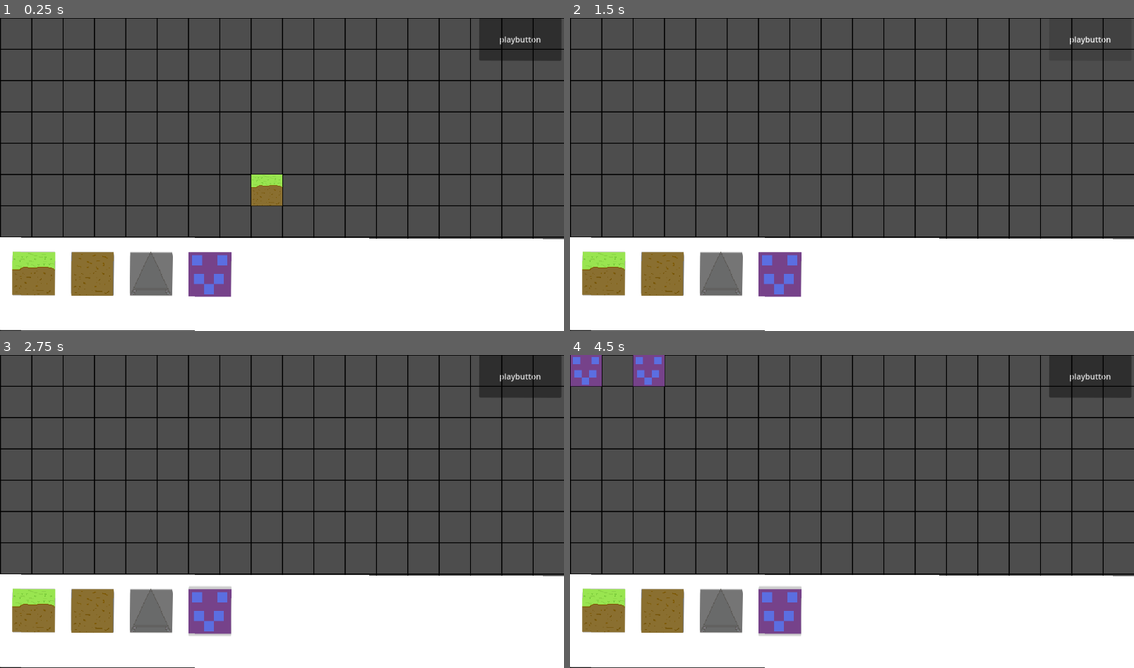
Above: before the commit, frames 1-4 (two rows, left to right).
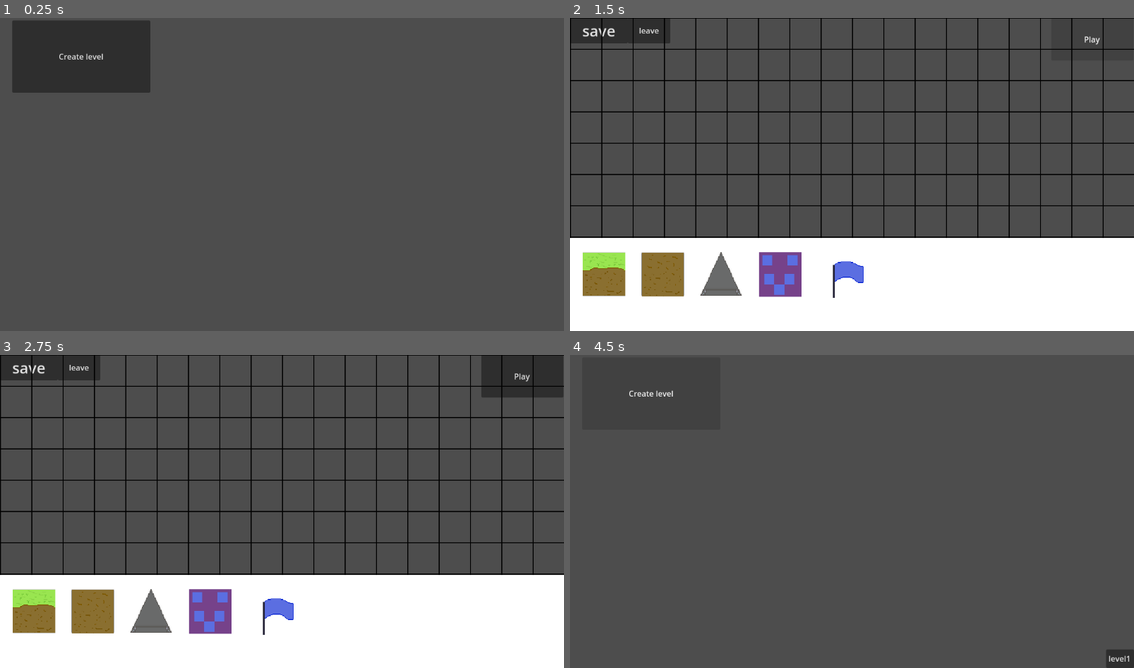
Above: after the commit, the same moments.

Repository: lostlp09/simplebuild
Game: Godot game, scene res://menü.tscn
Two runs of this game, one before a commit and one after it. Both use one fixed random seed, a clock stepped at 60 frames per second and the inputs below. Before the commit the project starts from res://node_2d.tscn. The engine's default icon, where the game draws it, is replaced by a stand-in: a white triangle on a blue panel in a dark square.
Inputs (mouse positions are in pixels of both pictures, inside the frame that each line leads up to):
- Up to frame 1 (0.25 s): no input
- Up to frame 2 (1.5 s): click "playbutton" (after the commit: "Create level") at 0.5 s; click "playbutton" at 1.25 s
- Up to frame 3 (2.75 s): click (208, 611) at 2 s
- Up to frame 4 (4.5 s): click (852, 614) at 2.77 s; click (598, 367) at 3.5 s, where only the run after the commit has a clickable "save"; click (648, 367) at 4.25 s, where only the run after the commit has a clickable "leave"

The runs differ from the first frame. In frame 1, 42% of the frame differs, in the area x 0-100%, y 0-100%; in frame 2, 2.9%; in frame 3, 3.1%; in frame 4, 38%.

Commit message:
done
I added a finish cube,killblock blocks and fixed some bugs.
You can also save all your builden level.
I think i have learned a lot with this project,because its for me the first time building an editor and the result wasnt that bad .It could be better but its still fine

Diff:
--- /dev/null
+++ b/gridtest/button_2.gd
@@ -0,0 +1,6 @@
+extends Button
+@onready var object = self.get_parent().get_parent()
+
+func _pressed() -> void:
+	Savescript.savedata[Savescript.currentlevel] = object.placed
+	Savescript.Savedandcreatelevel()
--- /dev/null
+++ b/gridtest/createlevel.gd
@@ -0,0 +1,10 @@
+extends Button
+
+func _pressed() -> void:
+	Savescript.savedata.append([])
+
+	if Savescript.savedata.size() > 0:
+		Savescript.currentlevel = Savescript.savedata.size() -1
+	else:
+		Savescript.currentlevel = 0
+	get_tree().change_scene_to_file("res://node_2d.tscn")
--- a/gridtest/images/character_body_2d.gd
+++ b/gridtest/images/character_body_2d.gd
@@ -16,7 +16,7 @@
 
 	# Get the input direction and handle the movement/deceleration.
 	# As good practice, you should replace UI actions with custom gameplay actions.
-	var direction := Input.get_axis("ui_left", "ui_right")
+	var direction := Input.get_axis("move left", "move right")
 	if direction:
 		velocity.x = direction * SPEED
 	else:
--- /dev/null
+++ b/gridtest/leave.gd
@@ -0,0 +1,6 @@
+extends Button
+
+
+# Called when the node enters the scene tree for the first time.
+func _pressed() -> void:
+	get_tree().change_scene_to_file("res://menü.tscn")
--- /dev/null
+++ b/gridtest/menü.gd
@@ -0,0 +1,20 @@
+extends Node2D
+
+
+# Called when the node enters the scene tree for the first time.
+func _ready() -> void:
+	Savescript.loadlevel()
+	var anzahl = 0
+	for i in Savescript.savedata:
+
+		var clone = Button.new()
+		clone.size = Vector2(57.0,38.0)
+		clone.pressed.connect(buttonpressed.bind(anzahl))
+		clone.position = Vector2(1095.0,602.0 - (50 * anzahl))
+		clone.text = "level" + str(anzahl +1)
+		self.add_child(clone)
+		anzahl += 1
+
+func buttonpressed(index)->void:
+	Savescript.currentlevel = index
+	get_tree().change_scene_to_file("res://node_2d.tscn")
--- /dev/null
+++ b/gridtest/menü.tscn
@@ -0,0 +1,15 @@
+[gd_scene load_steps=3 format=3 uid="uid://sh0dqofh336m"]
+
+[ext_resource type="Script" uid="uid://dqhstcrlwwnsx" path="res://menü.gd" id="1_6n1hd"]
+[ext_resource type="Script" uid="uid://o2ptsgovtx16" path="res://createlevel.gd" id="2_knxia"]
+
+[node name="Menü" type="Node2D"]
+script = ExtResource("1_6n1hd")
+
+[node name="Button" type="Button" parent="."]
+offset_left = 25.0
+offset_top = 5.0
+offset_right = 307.0
+offset_bottom = 153.0
+text = "Create level"
+script = ExtResource("2_knxia")
--- a/gridtest/node_2d.gd
+++ b/gridtest/node_2d.gd
@@ -6,26 +6,33 @@
 var zoom = 0
 var groups = "grassblock"
 var camerapos
-var placed = []
+@export var  placed = []
 var character = preload("res://images/character_body_2d.tscn")
 var oldpos = 0
 var slot1 = preload("res://GRAS.png")
 var slot2 = preload("res://dirt.png")
 var slot3 = preload("res://images/spike.png")
 var playerslot =  preload("res://images/player.png")
+var slot5 = preload("res://images/flag.png")
 var playerspawner = false
 var playertexture = null
 @onready var area = $Area2D
 @onready var bild =$Sprite2D
 var not_at_playbutton = true
 func _ready() -> void:
+	for i in camera.get_children():
+		if i is Button:
+			i.mouse_entered.connect(mouseenter)
+			i.mouse_exited.connect(mouseexit)
+	loadcurrenlevel()
 	camerapos = camera.position
 	zoom = camera.zoom
 	grid()
 # Called every frame. 'delta' is the elapsed time since the previous frame.
 func _process(delta: float) -> void:
+	print(playerspawner)
 	var cursorpos = get_viewport().get_mouse_position()
-	print(cursorpos)
+
 
 	if pressed == false  and cursorpos.y <= 426	and not_at_playbutton  :
 
@@ -64,9 +71,12 @@
 	if Input.is_action_just_pressed("slot3"):
 		groups = "killblock"
 		bild.texture = slot3
-	if Input.is_action_just_pressed("slot4") :
+	if Input.is_action_just_pressed("slot4"):
 		groups = "player"
 		bild.texture = playerslot
+	if Input.is_action_just_pressed("slot5"):
+		groups = "goal"
+		bild.texture = slot5
 	if Input.is_action_pressed("delete"):
 
 		var pos = round(get_global_mouse_position()/64) * 64
@@ -97,24 +107,23 @@
 					if i["block"].position == pos:
 						placed.erase(i)
 						i["block"].queue_free()
-						print(i["block"])
 						break
 
 				var clone = bild.duplicate()
 				clone.position = pos
 				self.get_node("clone").add_child(clone)
-				placed.append({"block":clone,"groups":groups})
+				placed.append({"block":clone,"groups":groups,"position":clone.position})
 				if groups == "player":
 					playerspawner = true
 			else:
-				if placed[placed.size()-1]["groups"] != groups:
+				if placed[placed.size()-1]["groups"] != groups and (playerspawner == false or groups != "player"):
 					print("kill")
 					var clone = bild.duplicate()
 					clone.position = pos
 					self.get_node("clone").add_child(clone)
 					placed[placed.size()-1]["block"].queue_free()
 					placed.erase(placed[placed.size()-1])
-					placed.append({"block":clone,"groups":groups})
+					placed.append({"block":clone,"groups":groups,"position":clone.position})
 					if groups == "player":
 						playerspawner = true
 		else:
@@ -122,7 +131,7 @@
 			clone.position = pos
 			self.get_node("clone").add_child(clone)
 
-			placed.append({"block":clone,"groups":groups})
+			placed.append({"block":clone,"groups":groups,"position":clone.position})
 			if groups == "player":
 				playerspawner = true
 	if event is InputEventMouseMotion and Input.is_action_pressed("rightclick") and pressed == false:
@@ -141,6 +150,7 @@
 func _on_button_pressed() -> void:
 	var button = $Camera2D/Button
 	if pressed == false and playerspawner == true:
+		camera.get_node("TextureRect").visible = false
 		pressed = true
 		button.text = "reset"
 		print("hi")
@@ -174,9 +184,16 @@
 				collision.scale = Vector2(1,1)
 				collision.position = i["block"].position
 				area.add_child(collision)
-			else:
-				pass
+			elif i["groups"] == "goal":
+				var collision = CollisionShape2D.new()
+				var shape = RectangleShape2D.new()
+				collision.shape=  shape
+				collision.scale = Vector2(1,1)
+				collision.position = i["block"].position
+				area.add_child(collision)
 	else:
+		camera.get_node("TextureRect").visible = true
+		camera.get_node("Button").text = "Play"
 		pressed = false
 		camera.reparent(self)
 		for bodys in staticbody.get_children():
@@ -220,10 +237,31 @@
 	groups = "player"
 
 
-func _on_button_mouse_entered() -> void:
+func mouseexit() -> void:
+	not_at_playbutton = true
+func mouseenter() -> void:
 	not_at_playbutton = false
-
-
-
-func _on_button_mouse_exited() -> void:
-		not_at_playbutton = true
+func loadcurrenlevel()->void:
+	var currentlevel = Savescript.currentlevel
+	for i in Savescript.savedata[currentlevel]:
+		var clone = Sprite2D.new()
+		clone.position = i["position"]
+		clone.add_to_group(i["groups"])
+		if i["groups"] == "grassblock":
+			clone.texture = slot1
+		elif i["groups"] == "dirtblock":
+			clone.texture = slot2
+		elif i["groups"] == "killblock":
+			clone.texture = slot3
+		elif i["groups"] == "player":
+			playerspawner = true
+			clone.texture = playerslot
+		elif i["groups"] == "goal":
+			clone.texture = slot5
+
+		self.get_node("clone").add_child(clone)
+		placed.append({"block":clone,"groups":i["groups"],"position":i["position"]})
+
+func _on_goal_pressed() -> void:
+	bild.texture = slot5
+	groups = "goal"
--- a/gridtest/node_2d.tscn
+++ b/gridtest/node_2d.tscn
@@ -1,12 +1,14 @@
-[gd_scene load_steps=9 format=3 uid="uid://d5o1d4grc5bm"]
+[gd_scene load_steps=11 format=3 uid="uid://d5o1d4grc5bm"]
 
 [ext_resource type="Script" uid="uid://byb2nmhv20pj0" path="res://node_2d.gd" id="1_wtcfe"]
-[ext_resource type="Texture2D" uid="uid://bjili3srytt8y" path="res://icon.svg" id="2_0e48y"]
 [ext_resource type="Texture2D" uid="uid://bvi3ftlq1immc" path="res://GRAS.png" id="2_0hol4"]
 [ext_resource type="Texture2D" uid="uid://6wxt11pmxteb" path="res://Black.png" id="3_epypp"]
 [ext_resource type="Texture2D" uid="uid://dvnx6tu4sr5u8" path="res://dirt.png" id="5_d21ai"]
 [ext_resource type="Texture2D" uid="uid://d1rvkhc3jgx4t" path="res://images/spike.png" id="6_rj586"]
 [ext_resource type="Texture2D" uid="uid://c1ohuctj43jeg" path="res://images/player.png" id="7_4d7sh"]
+[ext_resource type="Script" uid="uid://ckfedou2hs0rl" path="res://button_2.gd" id="7_d21ai"]
+[ext_resource type="Texture2D" uid="uid://mudg71l62mxp" path="res://images/flag.png" id="7_ir8iy"]
+[ext_resource type="Script" uid="uid://mvp5cr2rmj8n" path="res://leave.gd" id="8_rj586"]
 
 [sub_resource type="CanvasTexture" id="CanvasTexture_ir8iy"]
 
@@ -20,11 +22,6 @@
 position = Vector2(-1644, 8997)
 texture = ExtResource("2_0hol4")
 
-[node name="Sprite2D2" type="Sprite2D" parent="."]
-position = Vector2(-32, 33)
-scale = Vector2(0.0078125, 0.5)
-texture = ExtResource("2_0e48y")
-
 [node name="StaticBody2D" type="StaticBody2D" parent="."]
 
 [node name="Icon" type="Sprite2D" parent="."]
@@ -37,16 +34,16 @@
 
 [node name="Camera2D" type="Camera2D" parent="."]
 position = Vector2(607, 352)
-rotation = 0.00281464
 
 [node name="Button" type="Button" parent="Camera2D"]
-offset_left = 402.0
-offset_top = -321.0
-offset_right = 570.0
-offset_bottom = -234.0
+offset_left = 407.0
+offset_top = -320.0
+offset_right = 575.0
+offset_bottom = -233.0
 focus_mode = 0
 text = "playbutton
 "
+metadata/_edit_use_anchors_ = true
 
 [node name="TextureRect" type="TextureRect" parent="Camera2D"]
 z_index = 3000
@@ -55,13 +52,17 @@
 offset_right = 580.0
 offset_bottom = 320.0
 texture = SubResource("CanvasTexture_ir8iy")
+metadata/_edit_use_anchors_ = true
 
 [node name="grass" type="Button" parent="Camera2D/TextureRect"]
+layout_mode = 0
 offset_left = 30.0
 offset_top = 30.0
 offset_right = 484.0
 offset_bottom = 57.0
 scale = Vector2(0.191789, 3.26569)
+focus_mode = 0
+metadata/_edit_use_anchors_ = true
 
 [node name="Gras" type="Sprite2D" parent="Camera2D/TextureRect/grass"]
 position = Vector2(226.812, 13.4734)
@@ -69,11 +70,14 @@
 texture = ExtResource("2_0hol4")
 
 [node name="dirt" type="Button" parent="Camera2D/TextureRect"]
+layout_mode = 0
 offset_left = 150.0
 offset_top = 30.0
 offset_right = 604.0
 offset_bottom = 57.0
 scale = Vector2(0.191789, 3.26569)
+focus_mode = 0
+metadata/_edit_use_anchors_ = true
 
 [node name="Dirt" type="Sprite2D" parent="Camera2D/TextureRect/dirt"]
 position = Vector2(226.812, 13.6265)
@@ -81,11 +85,15 @@
 texture = ExtResource("5_d21ai")
 
 [node name="spike" type="Button" parent="Camera2D/TextureRect"]
+layout_mode = 0
 offset_left = 270.0
 offset_top = 30.0
 offset_right = 724.0
 offset_bottom = 57.0
 scale = Vector2(0.191789, 3.26569)
+focus_mode = 0
+flat = true
+metadata/_edit_use_anchors_ = true
 
 [node name="Spike" type="Sprite2D" parent="Camera2D/TextureRect/spike"]
 position = Vector2(221.598, 13.3203)
@@ -93,23 +101,60 @@
 texture = ExtResource("6_rj586")
 
 [node name="player" type="Button" parent="Camera2D/TextureRect"]
+layout_mode = 0
 offset_left = 390.0
 offset_top = 30.0
 offset_right = 844.0
 offset_bottom = 57.0
 scale = Vector2(0.191789, 3.26569)
+focus_mode = 0
+flat = true
+metadata/_edit_use_anchors_ = true
 
 [node name="Player" type="Sprite2D" parent="Camera2D/TextureRect/player"]
 position = Vector2(226.633, 13.7027)
 scale = Vector2(7.09345, 0.433016)
 texture = ExtResource("7_4d7sh")
 
+[node name="goal" type="Button" parent="Camera2D/TextureRect"]
+layout_mode = 0
+offset_left = 532.0
+offset_top = 32.0
+offset_right = 621.0
+offset_bottom = 125.0
+focus_mode = 0
+flat = true
+
+[node name="Flag" type="Sprite2D" parent="Camera2D/TextureRect/goal"]
+position = Vector2(45, 46)
+scale = Vector2(1.34375, 1.375)
+texture = ExtResource("7_ir8iy")
+
+[node name="Button3" type="Button" parent="Camera2D"]
+offset_left = -576.0
+offset_top = -320.0
+offset_right = -458.0
+offset_bottom = -268.0
+focus_mode = 0
+theme_override_font_sizes/font_size = 31
+text = "save"
+script = ExtResource("7_d21ai")
+metadata/_edit_use_anchors_ = true
+
+[node name="leave" type="Button" parent="Camera2D"]
+offset_left = -458.0
+offset_top = -320.0
+offset_right = -371.0
+offset_bottom = -268.0
+text = "leave"
+script = ExtResource("8_rj586")
+metadata/_edit_use_anchors_ = true
+
 [connection signal="area_entered" from="Area2D" to="." method="_on_area_2d_area_entered"]
 [connection signal="body_entered" from="Area2D" to="." method="_on_area_2d_body_entered"]
-[connection signal="mouse_entered" from="Camera2D/Button" to="." method="_on_button_mouse_entered"]
-[connection signal="mouse_exited" from="Camera2D/Button" to="." method="_on_button_mouse_exited"]
 [connection signal="pressed" from="Camera2D/Button" to="." method="_on_button_pressed"]
 [connection signal="pressed" from="Camera2D/TextureRect/grass" to="." method="_on_grass_pressed"]
 [connection signal="pressed" from="Camera2D/TextureRect/dirt" to="." method="_on_dirt_pressed"]
 [connection signal="pressed" from="Camera2D/TextureRect/spike" to="." method="_on_spike_pressed"]
 [connection signal="pressed" from="Camera2D/TextureRect/player" to="." method="_on_player_pressed"]
+[connection signal="pressed" from="Camera2D/TextureRect/goal" to="." method="_on_goal_pressed"]
--- a/gridtest/project.godot
+++ b/gridtest/project.godot
@@ -11,9 +11,13 @@
 [application]
 
 config/name="gridtest"
-run/main_scene="res://node_2d.tscn"
+run/main_scene="uid://sh0dqofh336m"
 config/features=PackedStringArray("4.4")
 config/icon="res://icon.svg"
+
+[autoload]
+
+Savescript="*res://savescript.gd"
 
 [display]
 
@@ -70,6 +74,21 @@
 "events": [Object(InputEventKey,"resource_local_to_scene":false,"resource_name":"","device":-1,"window_id":0,"alt_press …(191 unchanged characters)…
 ]
 }
+"move left"={
+"deadzone": 0.2,
+"events": [Object(InputEventKey,"resource_local_to_scene":false,"resource_name":"","device":-1,"window_id":0,"alt_pressed":false,"shift_pressed":false,"ctrl_pressed":false,"meta_pressed":false,"pressed":false,"keycode":0,"physical_keycode":65,"key_label":0,"unicode":97,"location":0,"echo":false,"script":null)
+]
+}
+"move right"={
+"deadzone": 0.2,
+"events": [Object(InputEventKey,"resource_local_to_scene":false,"resource_name":"","device":-1,"window_id":0,"alt_pressed":false,"shift_pressed":false,"ctrl_pressed":false,"meta_pressed":false,"pressed":false,"keycode":0,"physical_keycode":68,"key_label":0,"unicode":100,"location":0,"echo":false,"script":null)
+]
+}
+slot5={
+"deadzone": 0.2,
+"events": [Object(InputEventKey,"resource_local_to_scene":false,"resource_name":"","device":-1,"window_id":0,"alt_pressed":false,"shift_pressed":false,"ctrl_pressed":false,"meta_pressed":false,"pressed":false,"keycode":0,"physical_keycode":53,"key_label":0,"unicode":53,"location":0,"echo":false,"script":null)
+]
+}
 
 [rendering]
 
--- /dev/null
+++ b/gridtest/savescript.gd
@@ -0,0 +1,28 @@
+extends Node
+
+@onready var objects = $"../Node2D"
+var savedata:Array = []
+var currentlevel = 0
+
+
+func Savedandcreatelevel()->void:
+	var content = savedata
+	var file = FileAccess.open("user://gridbuildsave.txt",FileAccess.WRITE)
+	file.store_var(content)
+	file.close()
+func loadlevel()->void:
+
+	var file =FileAccess.open("user://gridbuildsave.txt",FileAccess.READ)
+	if file:
+		var content = file.get_var()
+		file.close
+		savedata = content
+
+
+
+
+
+	if file != null:
+		pass
+	else:
+		savedata = []
Not shown, added: gridtest/button_2.gd.uid
Not shown, added: gridtest/createlevel.gd.uid
Not shown, added: gridtest/export_presets.cfg
Binary file added: gridtest/images/flag.png
Not shown, added: gridtest/images/flag.png.import
Not shown, added: gridtest/leave.gd.uid
Not shown, added: gridtest/menü.gd.uid
Not shown, added: gridtest/savescript.gd.uid
